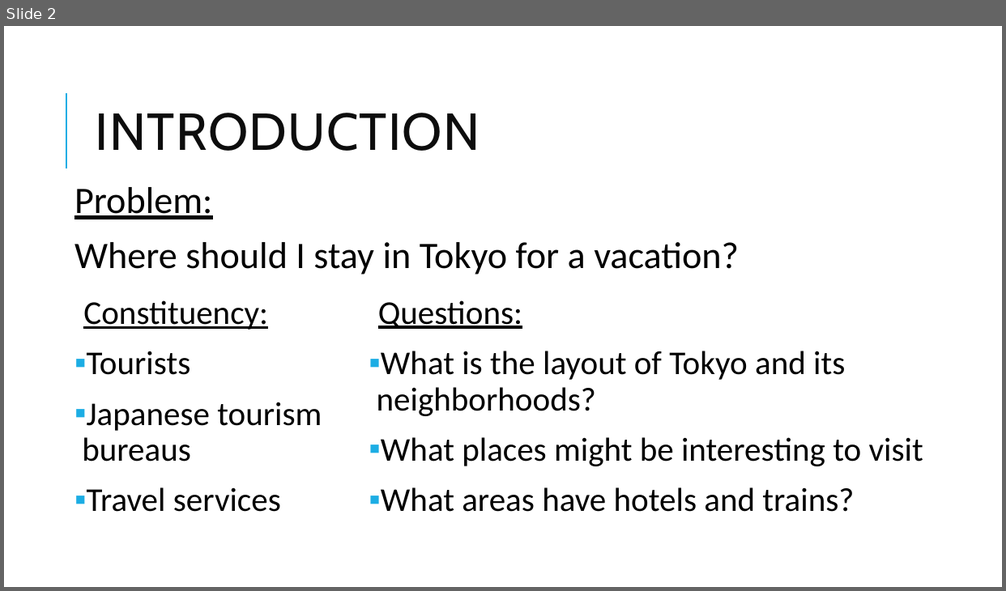
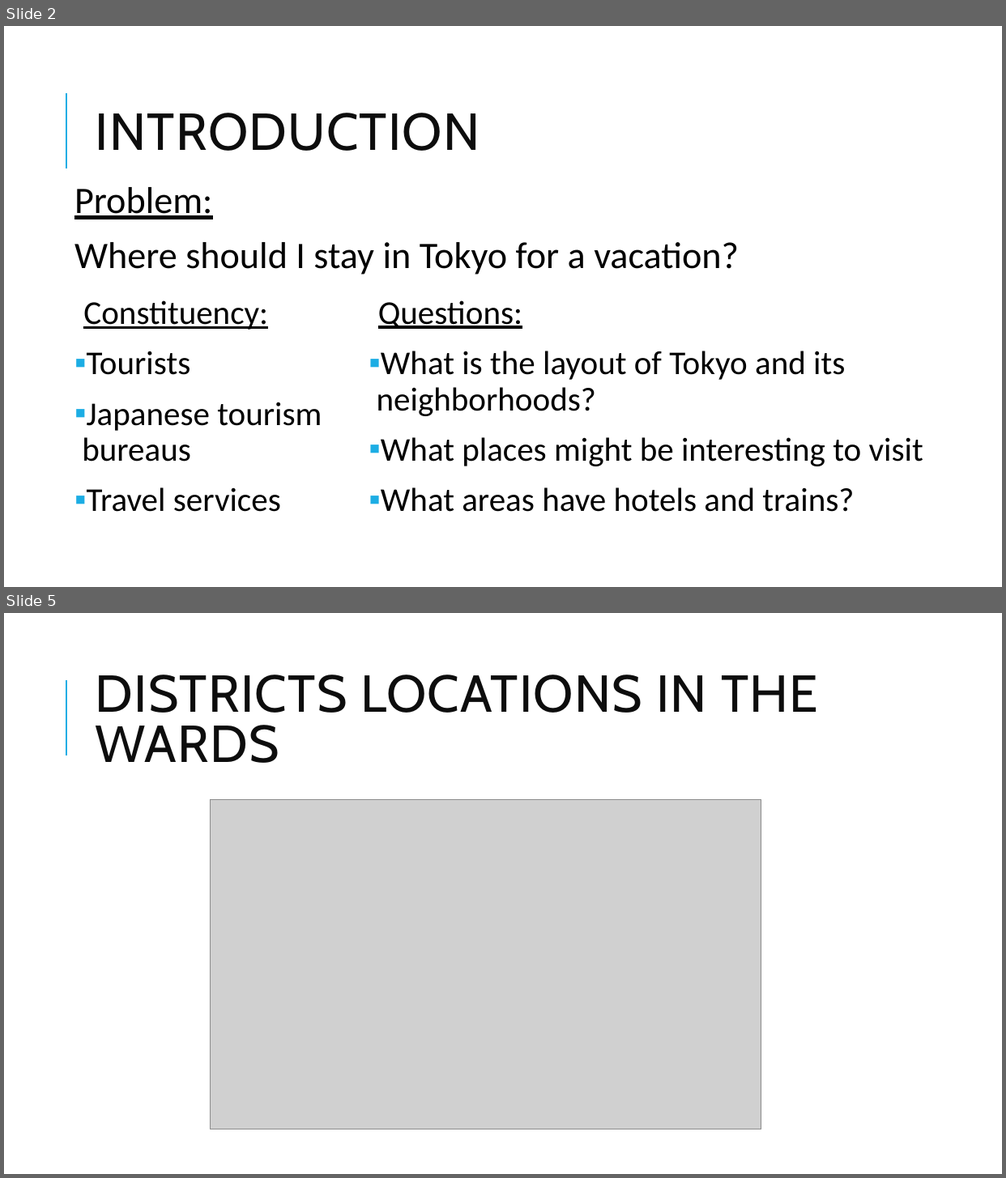
Before and after one commit to zarnajin/AppliedDataScienceCapstone, a slide deck: CapstonePresentation-Tokyo.pptx. Shown one above the other, each under a label of ours: slide 2 before the commit, slides 2 and 5 after it; the slides between them are not shown. The pictures are 1006x591 and 1006x1178 pixels, drawn with LibreOffice and Linux fonts; fonts in the diff are those of the drawing; grey boxes stand for pictures. Boxes give left, top, right and bottom in pixels: in the first picture for what was removed or moved away, otherwise in the second. Text is boxed around its words. In the diff, an @@ line names an element or a change of style, - is before the commit and + after.

```diff
--- a/CapstonePresentation-Tokyo.pptx
+++ b/CapstonePresentation-Tokyo.pptx
@@ slide 5 added at (4, 613, 1002, 1174), background #FFFFFF; not listed: 1 template element that a slide beside it also shows @@
@@ title added at (96, 675, 818, 763), 50 pt, text #0D0D0D @@
+DISTRICTS LOCATIONS IN THE WARDS
@@ picture added at (210, 800, 761, 1130) @@
```
Also in this commit, not shown: 1 slide changed, 12 other slides added, 1 slide removed, 1 other file.
